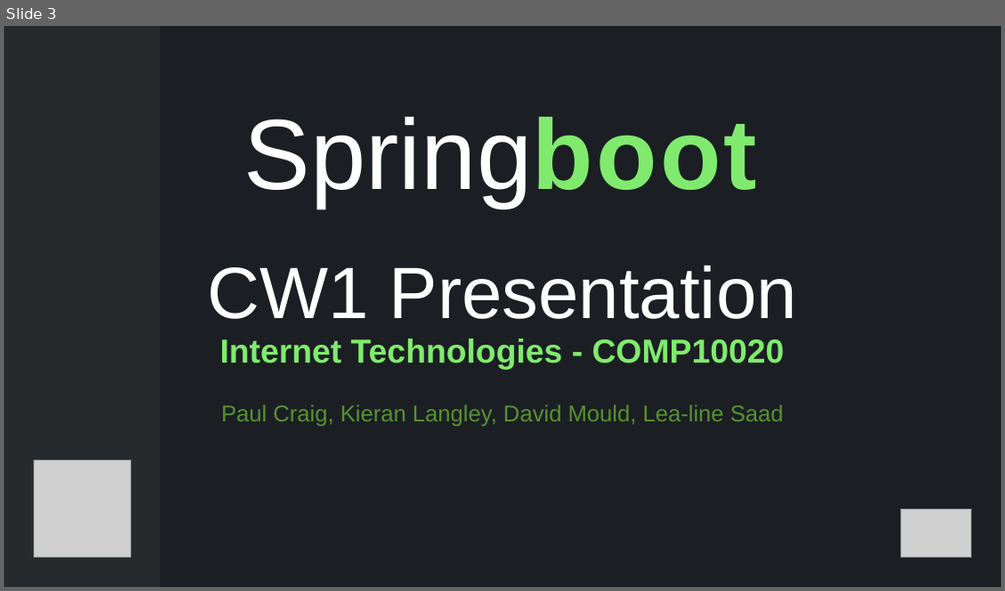
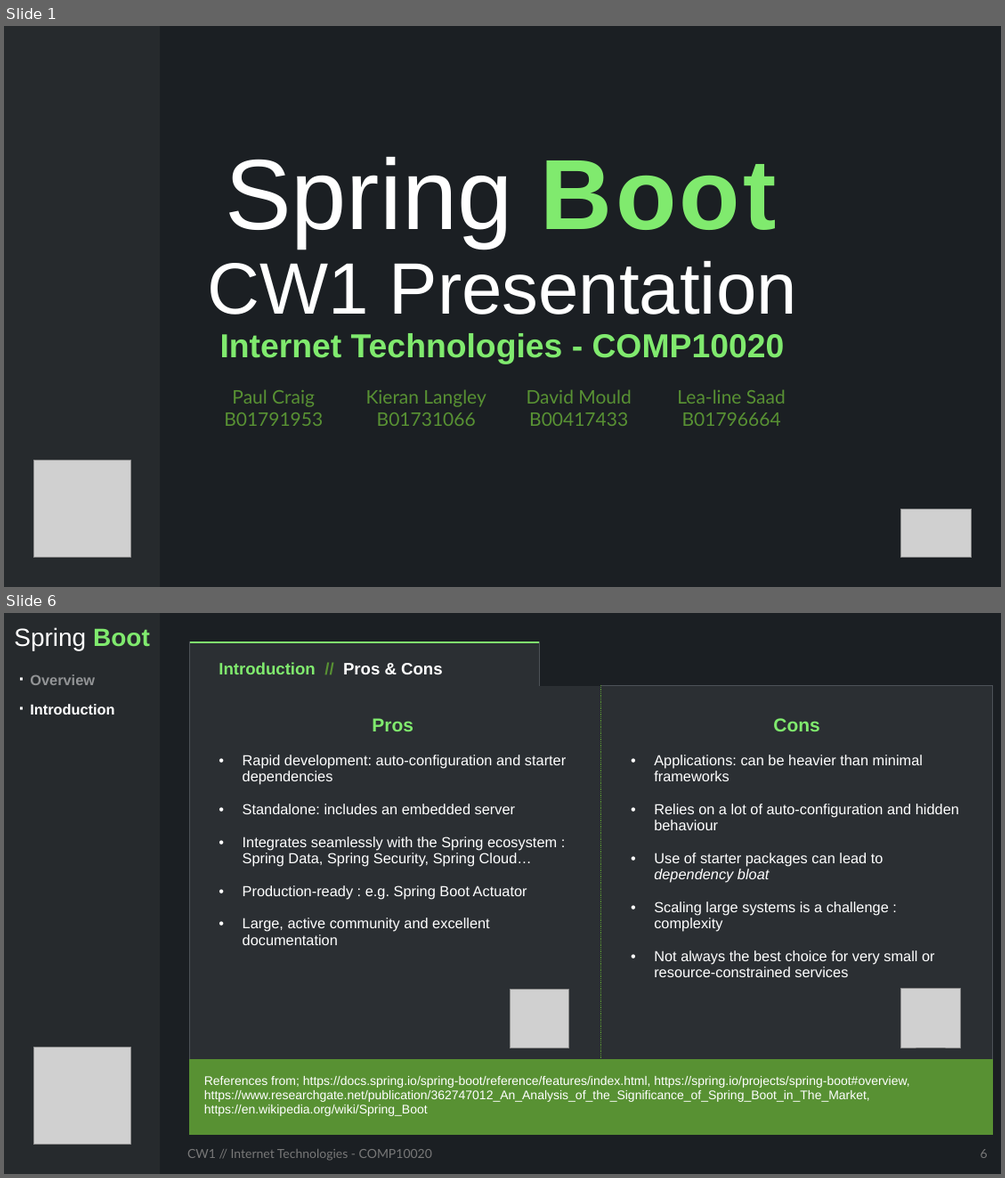
Before and after one commit to FEDavid/CW1_Internet_Technologies_COMP10020, a slide deck: Presentation.pptx. Shown one above the other, each under a label of ours: slide 3 before the commit, slides 1 and 6 after it; the slides between them are not shown. The pictures are 1005x591 and 1005x1178 pixels, drawn with LibreOffice and Linux fonts; fonts in the diff are those of the drawing; grey boxes stand for pictures. Boxes give left, top, right and bottom in pixels: in the first picture for what was removed or moved away, otherwise in the second. Text is boxed around its words. In the diff, an @@ line names an element or a change of style, - is before the commit and + after.

```diff
--- a/Presentation.pptx
+++ b/Presentation.pptx
@@ slide 6 added at bbox=[4, 613, 1001, 1174], background #1B1F23 @@
@@ rectangle added at bbox=[4, 613, 161, 1174], fill #262A2D @@
@@ text added at bbox=[14, 627, 150, 650], 24 pt, text #FFFFFF @@
+Spring Boot
@@ table added at bbox=[189, 642, 971, 1134], 3 rows, 3 columns @@
+Introduction // Pros & Cons |  | 
+Pros / Rapid development: auto-configuration and starter dependencies / Standalone: includes an embedded server / Integrates seamlessly with the Spring ecosystem : Spring Data, Spring Security, Spring Cloud… / Production-ready : e.g. Spring Boot Actuator / Large, active community and excellent documentation |  | Cons / Applications: can be heavier than minimal frameworks / Relies on a lot of auto-configuration and hidden behaviour / Use of starter packages can lead to dependency bloat / Scaling large systems is a challenge : complexity / Not always the best choice for very small or resource-constrained services
+References from; https://docs.spring.io/spring-boot/reference/features/index.html, https://spring.io/projects/spring-boot#overview, https://www.researchgate.net/publication/362747012_An_Analysis_of_the_Significance_of_Spring_Boot_in_The_Market, https://en.wikipedia.org/wiki/Spring_Boot |  | 
@@ text added at bbox=[30, 674, 95, 685], 14 pt, text #FFFFFF at 50% opacity, bold @@
+· Overview
@@ text added at bbox=[30, 704, 114, 714], 14 pt, text #FFFFFF, bold @@
+· Introduction
@@ picture added at bbox=[510, 989, 569, 1048] @@
@@ picture added at bbox=[901, 989, 961, 1047] @@
@@ picture added at bbox=[33, 1047, 130, 1144] @@
@@ text added at bbox=[187, 1149, 432, 1160], 12 pt, text #797979 @@
+CW1 // Internet Technologies - COMP10020
@@ page number added at bbox=[980, 1149, 987, 1158], 12 pt, text #797979 @@
+6
@@ what was slide 3 is now slide 1 @@
@@ slide 1 changed as well @@
@@ title at bbox=[208, 157, 797, 364]: text changed; size 22 to 32 pt; text colour #589133 to #80EA6E; bold on @@
-Springboot
-d
-CW1 Presentation
-Internet Technologies - COMP10020
-Paul Craig, Kieran Langley, David Mould, Lea-line Saad
+Spring Boot
+CW1 Presentation
+Internet Technologies - COMP10020
@@ table added at bbox=[197, 386, 807, 431], 2 rows, 4 columns @@
+Paul Craig | Kieran Langley | David Mould | Lea-line Saad
+B01791953 | B01731066 | B00417433 | B01796664
```
Also in this commit, not shown: 14 other slides added, 4 slides removed, 9 other files.
